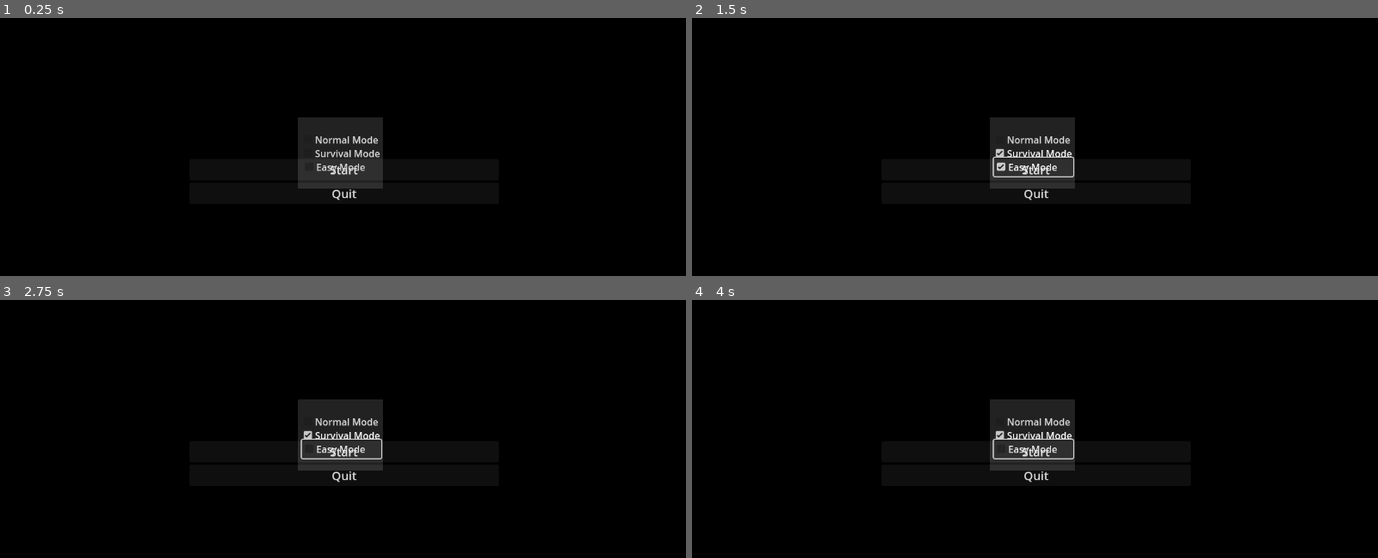
Above: before the commit, frames 1-4 (two rows, left to right).
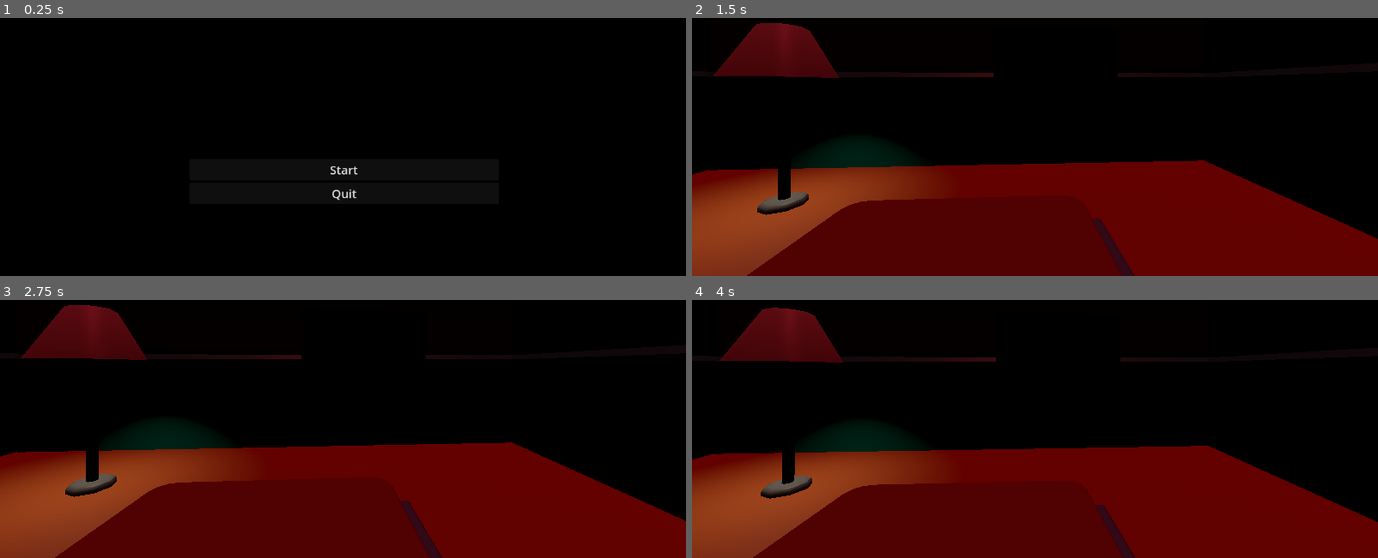
Above: after the commit, the same moments.

Repository: oZep/TrackJack
Game: Godot game, scene res://scenes/menu.tscn
Same seed, same stepped clock (60 frames per second), same inputs: the game is played once before the commit and once after it. This scene is started directly instead of the project's main scene.
Inputs (mouse positions are in pixels of both pictures, inside the frame that each line leads up to):
- Up to frame 1 (0.25 s): no input
- Up to frame 2 (1.5 s): click (1035, 154) at 0.5 s, where only the run before the commit has a clickable "Survival Mode"; click "Start" at 1.25 s
- Up to frame 3 (2.75 s): click (343, 452) at 2 s, where only the run before the commit has a clickable "Start"
- Up to frame 4 (4 s): click (1035, 449) at 2.75 s, where only the run before the commit has a clickable "Easy Mode"; click (1035, 449) at 3.5 s, where only the run before the commit has a clickable "Easy Mode"

The runs differ from the first frame. In frame 1, 3.3% of the frame differs, in the area x 43-56%, y 38-67%; in frame 2, 45%, in the area x 0-100%, y 1-100%; in frame 3, 45%; in frame 4, 44%.
Error before the commit: Parse Error: Identifier "Global" not declared in the current scope. (res://scenes/menu.gd:22)
Error after the commit: Invalid assignment of property or key 'button_pressed' with value of type 'bool' on a base object of type 'null instance'. (res://scenes/menu.gd:8)

Commit message:
more shit

Diff:
--- a/project.godot
+++ b/project.godot
@@ -14,3 +14,10 @@
 run/main_scene="res://scenes/world.tscn"
 config/features=PackedStringArray("4.2", "Forward Plus")
 config/icon="res://icon.svg"
+
+[input]
+
+pause={
+"deadzone": 0.5,
+"events": []
+}
--- a/scenes/menu.gd
+++ b/scenes/menu.gd
@@ -14,21 +14,3 @@
 
 func _on_quit_button_pressed():
 	get_tree().quit()
-
-func _on_survival_mode_toggled(toggled_on):
-	if toggled_on:
-		easy_mode.button_pressed = false
-		normal_mode.button_pressed = false
-		Global.gamemode = "Survival"
-
-func _on_easy_mode_toggled(toggled_on):
-	if toggled_on:
-		survival_mode.button_pressed = false
-		normal_mode.button_pressed = false
-		Global.gamemode = "Easy"
-
-func _on_normal_mode_toggled(toggled_on):
-	if toggled_on:
-		survival_mode.button_pressed = false
-		easy_mode.button_pressed = false
-		Global.gamemode = "Normal"
--- a/scenes/menu.tscn
+++ b/scenes/menu.tscn
@@ -1,7 +1,6 @@
-[gd_scene load_steps=3 format=3 uid="uid://c7osfd46lw4ad"]
+[gd_scene load_steps=2 format=3 uid="uid://b1ifl8e4hyaiw"]
 
 [ext_resource type="Script" path="res://scenes/menu.gd" id="1_limct"]
-[ext_resource type="Texture2D" uid="uid://cbk8s6sg22p1u" path="res://title.png" id="1_rhjd7"]
 
 [node name="Menu" type="Control"]
 layout_mode = 3
@@ -68,64 +67,6 @@
 [node name="TextureRect" type="TextureRect" parent="HBoxContainer"]
 layout_mode = 2
 size_flags_vertical = 4
-texture = ExtResource("1_rhjd7")
-
-[node name="CheckboxBackground" type="ColorRect" parent="."]
-layout_mode = 1
-anchors_preset = -1
-anchor_left = 0.5
-anchor_top = 0.681
-anchor_right = 0.5
-anchor_bottom = 0.681
-offset_left = -76.0
-offset_top = -60.48
-offset_right = 67.0
-offset_bottom = 59.52
-color = Color(1, 1, 1, 0.133333)
-
-[node name="SurvivalMode" type="CheckBox" parent="."]
-layout_mode = 1
-anchors_preset = -1
-anchor_left = 0.498
-anchor_top = 0.682
-anchor_right = 0.498
-anchor_bottom = 0.682
-offset_left = -69.16
-offset_top = -18.5601
-offset_right = 68.84
-offset_bottom = 18.4399
-grow_horizontal = 2
-grow_vertical = 0
-text = "Survival Mode"
-
-[node name="EasyMode" type="CheckBox" parent="."]
-layout_mode = 1
-anchors_preset = -1
-anchor_left = 0.498
-anchor_top = 0.716
-anchor_right = 0.498
-anchor_bottom = 0.716
-offset_left = -67.16
-offset_top = -15.28
-offset_right = 65.84
-offset_bottom = 15.72
-text = "Easy Mode"
-
-[node name="NormalMode" type="CheckBox" parent="."]
-layout_mode = 1
-anchors_preset = -1
-anchor_left = 0.497
-anchor_top = 0.647
-anchor_right = 0.497
-anchor_bottom = 0.647
-offset_left = -67.24
-offset_top = -15.76
-offset_right = 67.76
-offset_bottom = 15.24
-text = "Normal Mode"
 
 [connection signal="pressed" from="VBoxContainer/StartButton" to="." method="_on_start_button_pressed"]
 [connection signal="pressed" from="VBoxContainer/QuitButton" to="." method="_on_quit_button_pressed"]
-[connection signal="toggled" from="SurvivalMode" to="." method="_on_survival_mode_toggled"]
-[connection signal="toggled" from="EasyMode" to="." method="_on_easy_mode_toggled"]
-[connection signal="toggled" from="NormalMode" to="." method="_on_normal_mode_toggled"]
--- a/scripts/player.gd
+++ b/scripts/player.gd
@@ -34,9 +34,3 @@
 func _physics_process(delta):
 	if not is_on_floor():
 		velocity.y -= gravity * delta
-
-	if Input.is_action_just_pressed("ui_accept") and is_on_floor():
-		velocity.y = JUMP_VELOCITY
-
-	var input_dir = Input.get_vector("left", "right", "forward", "back")
-	var direction = (neck.transform.basis * Vector3(input_dir.x, 0, input_dir.y)).normalized()
